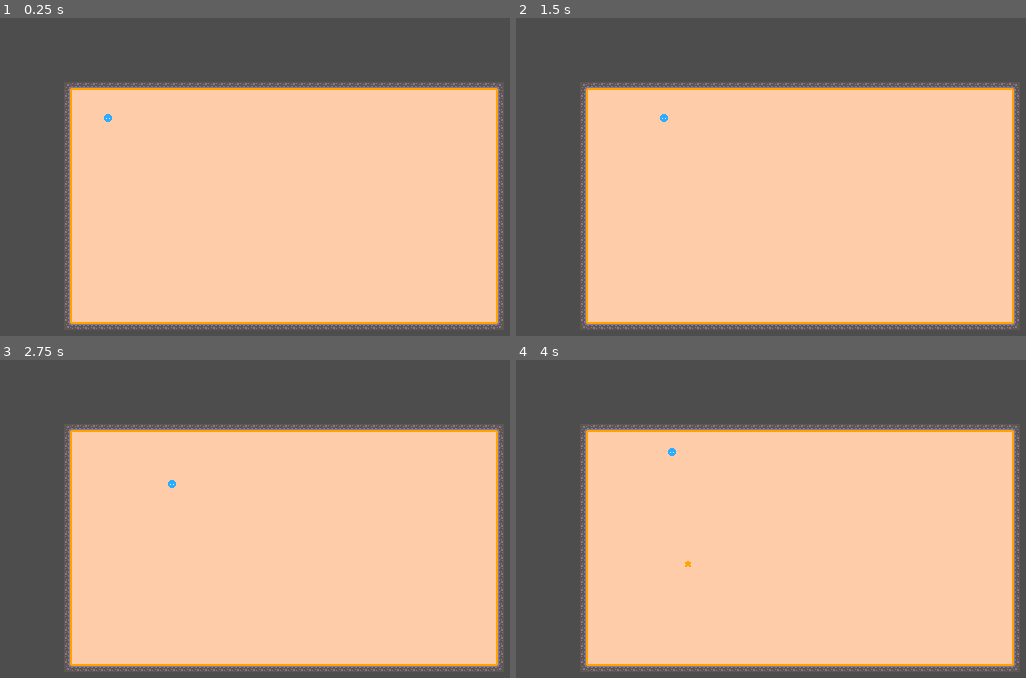
Above: before the commit, frames 1-4 (two rows, left to right).
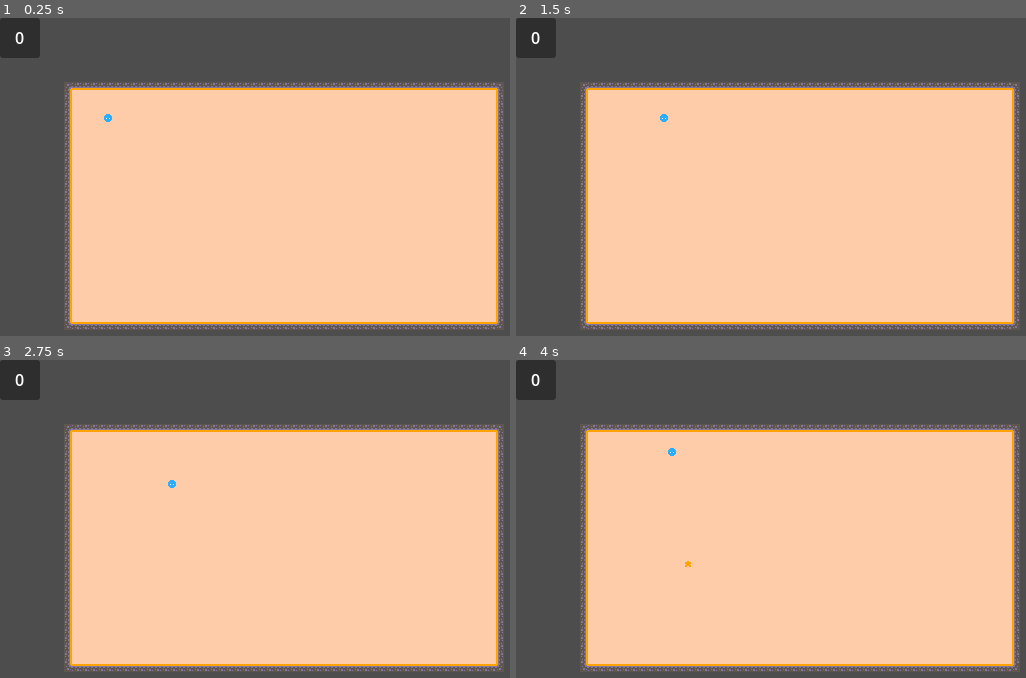
Above: after the commit, the same moments.

Repository: quiet-night-studio/snake
Game: Godot game, scene res://main.tscn
The game is run twice, just before and just after one commit, with the same random seed, the same clock (stepped at 60 frames per second) and the same inputs.
Inputs:
- Up to frame 1 (0.25 s): no input
- Up to frame 2 (1.5 s): hold Right (ui_right) 0.53-1.28 s; tap Enter at 1.25 s; hold Down (ui_down) from 1.28 s (still down)
- Up to frame 3 (2.75 s): tap Space at 2 s; release Down (ui_down) at 2.03 s; hold Right (ui_right) from 2.03 s (still down)
- Up to frame 4 (4 s): release Right (ui_right) at 2.78 s; hold Up (ui_up) 2.78-3.53 s; hold Left (ui_left) from 3.53 s (still down)

The runs differ from the first frame. In frame 1, 1.0% of the frame differs, in the area x 0-8%, y 0-13%; in frame 2, 1.0%; in frame 3, 1.0%; in frame 4, 1.0%.

Commit message:
add canvas with point counter

Diff:
--- a/main.gd
+++ b/main.gd
@@ -10,12 +10,20 @@
 
 @onready var timer: Timer = $Timer
 @onready var tilemap: TileMapLayer = $TileMapLayer
+@onready var points_label: Label = %PointsLabel
 
 var drops_list: Array[PackedScene] = [block, ghost, fruit, reverse, speed_slow]
 
 
 func _ready() -> void:
 	timer.timeout.connect(_on_timer_timeout)
+	Signals.points_updated.connect(_on_points_updated)
+
+
+func _on_points_updated() -> void:
+	var current_points = int(points_label.text)
+	current_points += 1
+	points_label.text = str(current_points)
 
 
 func _on_timer_timeout() -> void:
--- a/main.tscn
+++ b/main.tscn
@@ -343,3 +343,15 @@
 [node name="Timer" type="Timer" parent="."]
 wait_time = 3.0
 autostart = true
+
+[node name="CanvasLayer" type="CanvasLayer" parent="."]
+
+[node name="PanelContainer" type="PanelContainer" parent="CanvasLayer"]
+offset_right = 40.0
+offset_bottom = 40.0
+
+[node name="PointsLabel" type="Label" parent="CanvasLayer/PanelContainer"]
+unique_name_in_owner = true
+layout_mode = 2
+text = "0"
+horizontal_alignment = 1
--- a/scenes/snake/snake.gd
+++ b/scenes/snake/snake.gd
@@ -82,3 +82,5 @@
 
 	owner.call_deferred("add_child", body_scene)
 	pieces.append(body_scene)
+
+	Signals.points_updated.emit()
--- a/signals.gd
+++ b/signals.gd
@@ -1,3 +1,4 @@
 extends Node
 
 signal food_eaten
+signal points_updated
